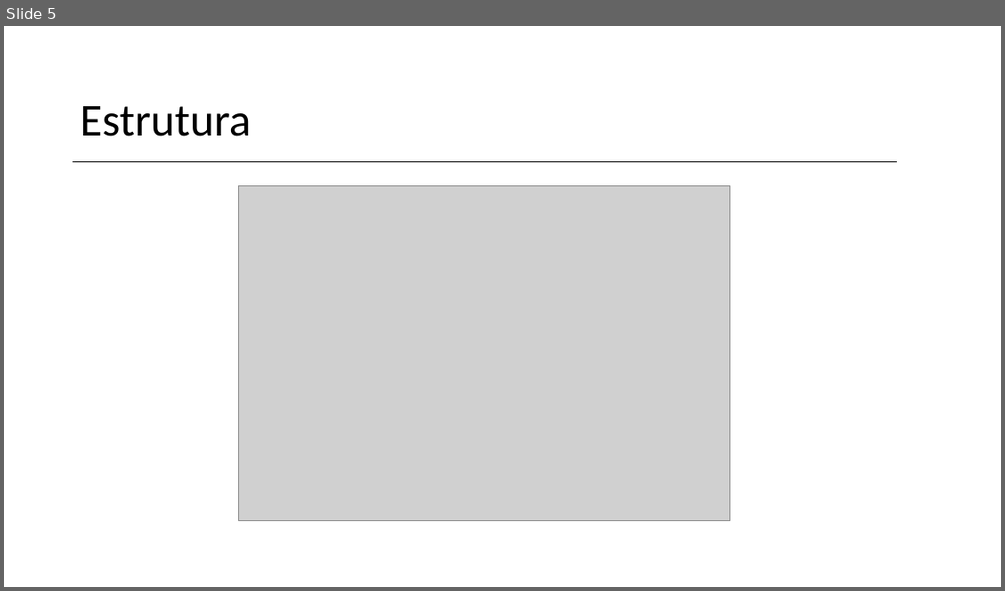
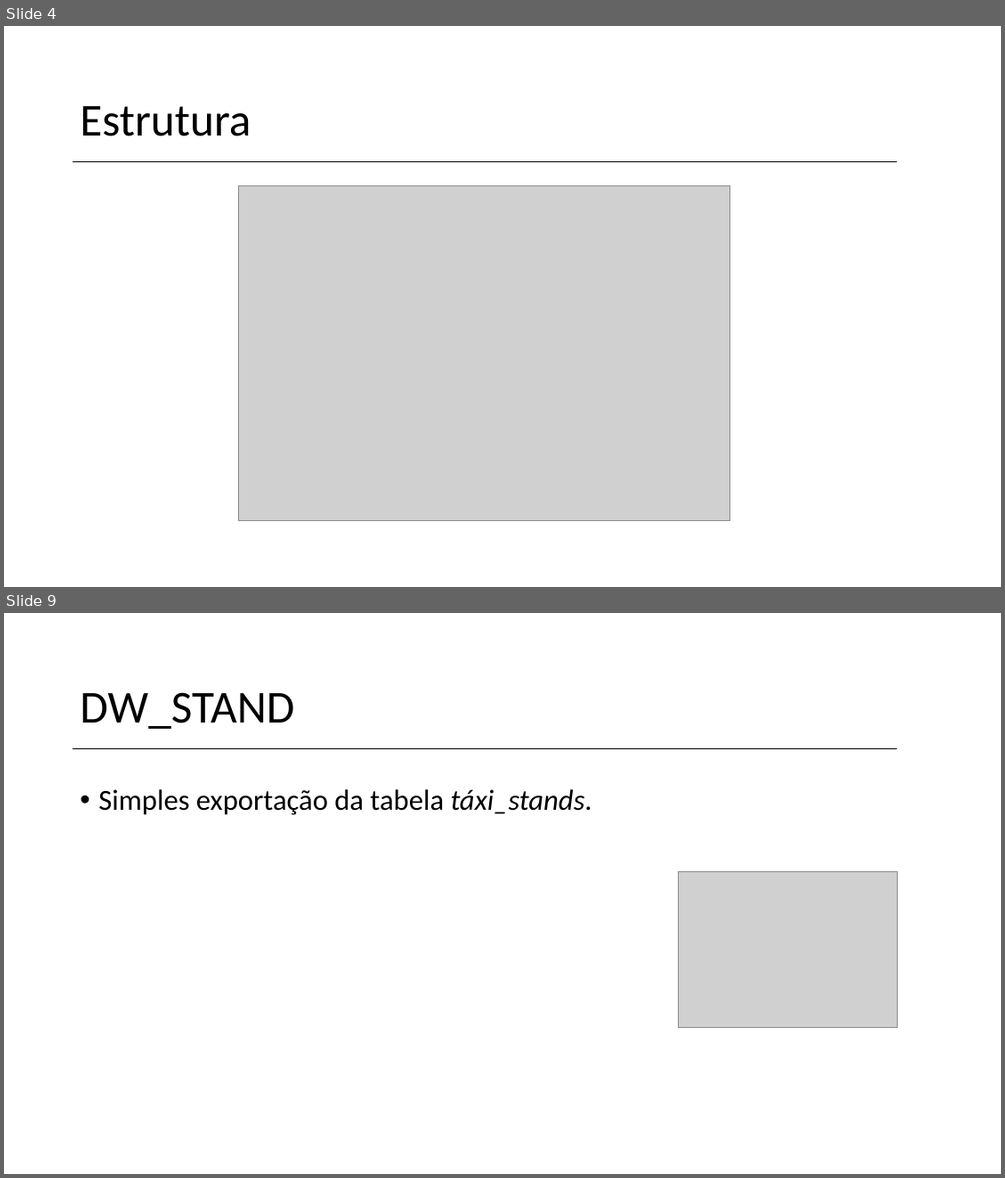
Before and after one commit to vanessa-silva/TABD-datawarehouse, a slide deck: Data-Warehouse.pptx. Shown one above the other, each under a label of ours: slide 5 before the commit, slides 4 and 9 after it; the slides between them are not shown. The pictures are 1005x591 and 1005x1178 pixels, drawn with LibreOffice and Linux fonts; fonts in the diff are those of the drawing; grey boxes stand for pictures; background and template pictures are left out. Boxes give left, top, right and bottom in pixels: in the first picture for what was removed or moved away, otherwise in the second. Text is boxed around its words. In the diff, an @@ line names an element or a change of style, - is before the commit and + after.

```diff
--- a/Data-Warehouse.pptx
+++ b/Data-Warehouse.pptx
@@ slide 9 added at (x1=4, y1=613, x2=1001, y2=1174), background picture (left out) @@
@@ title added at (x1=80, y1=692, x2=294, y2=729), 44 pt, text #000000 @@
+DW_STAND
@@ line added from (73, 749) to (897, 749), #000000 1 pt @@
@@ text added at (x1=98, y1=789, x2=592, y2=815), 28 pt, text #000000 @@
+• Simples exportação da tabela táxi_stands.
@@ picture added at (x1=678, y1=872, x2=897, y2=1027) @@
@@ what was slide 5 is now slide 4 @@
```
Also in this commit, not shown: 2 slides changed, 16 other slides added, 3 slides removed, 16 other files.
